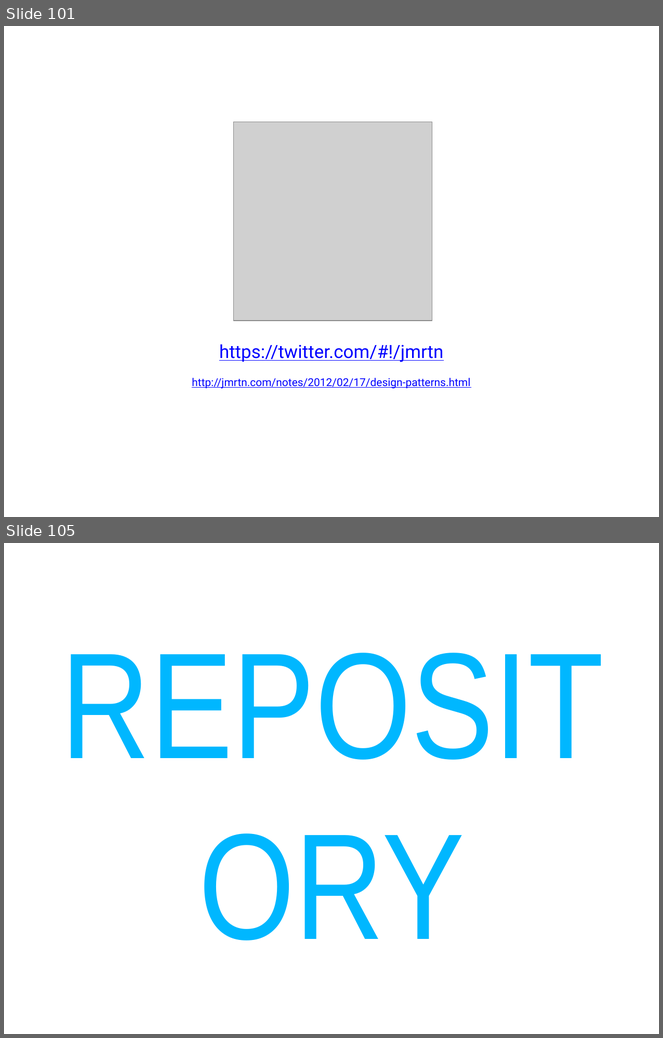
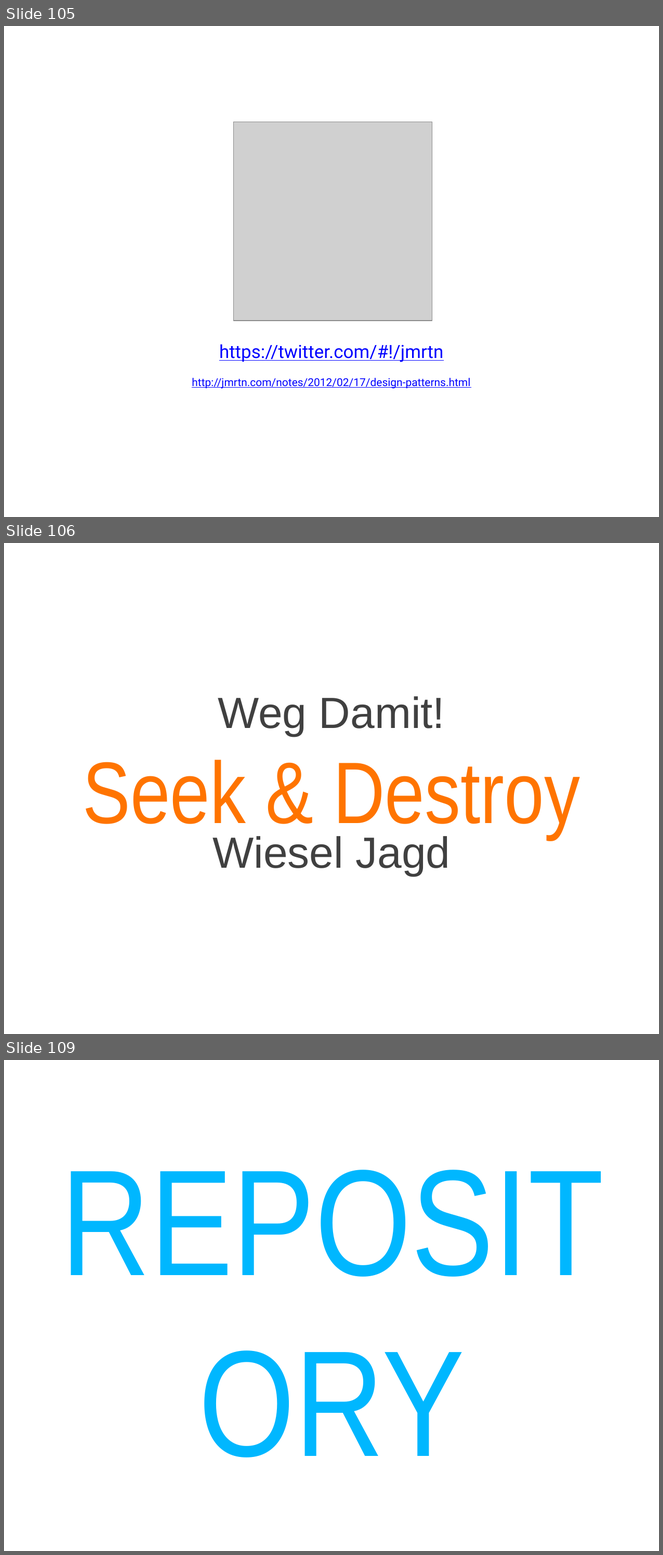
Before and after one commit to cessor/empathiccode, a slide deck: WeaselWords-DotnetDevCon.pptx. Shown one above the other, each under a label of ours: slides 101 and 105 before the commit, slides 105, 106 and 109 after it; the slides between them are not shown. The pictures are 663x1038 and 663x1555 pixels, drawn with LibreOffice and Linux fonts; fonts in the diff are those of the drawing; grey boxes stand for pictures. Boxes give left, top, right and bottom in pixels: in the first picture for what was removed or moved away, otherwise in the second. Text is boxed around its words. In the diff, an @@ line names an element or a change of style, - is before the commit and + after.

```diff
--- a/WeaselWords-DotnetDevCon.pptx
+++ b/WeaselWords-DotnetDevCon.pptx
@@ slide 106 added at (x1=4, y1=543, x2=659, y2=1034), background #FFFFFF @@
@@ text added at (x1=218, y1=696, x2=445, y2=736), 48 pt, text #404040 @@
+Weg Damit!
@@ title added at (x1=83, y1=760, x2=580, y2=839), 96 pt, text #FF7400 @@
+Seek & Destroy
@@ text added at (x1=213, y1=836, x2=450, y2=876), 48 pt, text #404040 @@
+Wiesel Jagd
@@ what was slide 101 is now slide 105 @@
@@ what was slide 105 is now slide 109 @@
```
Also in this commit, not shown: 1 slide changed, 15 other slides added, 5 slides removed.
